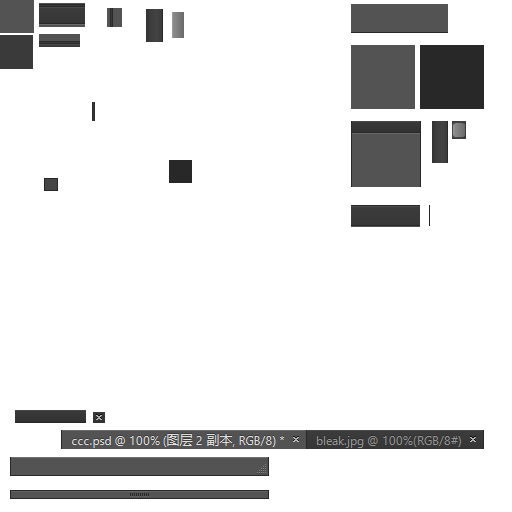
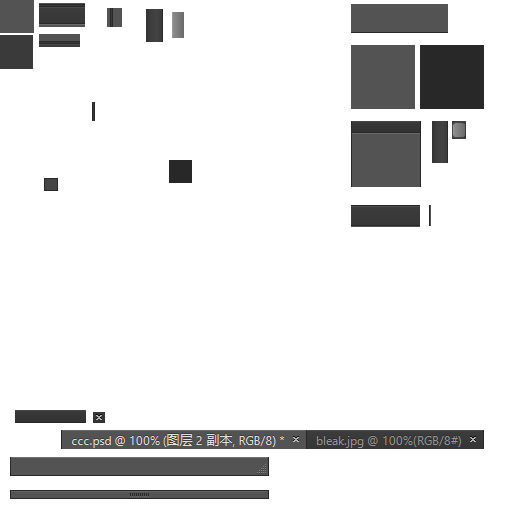
Before/after of a 512×512 layered artwork. What changed in the layer stack:
renamed "图层 18 副本" to "图层 10", moved it above "图层 9", painted on it over [430, 205, 431, 226]
painted on "图层 9" over [430, 205, 431, 226]
